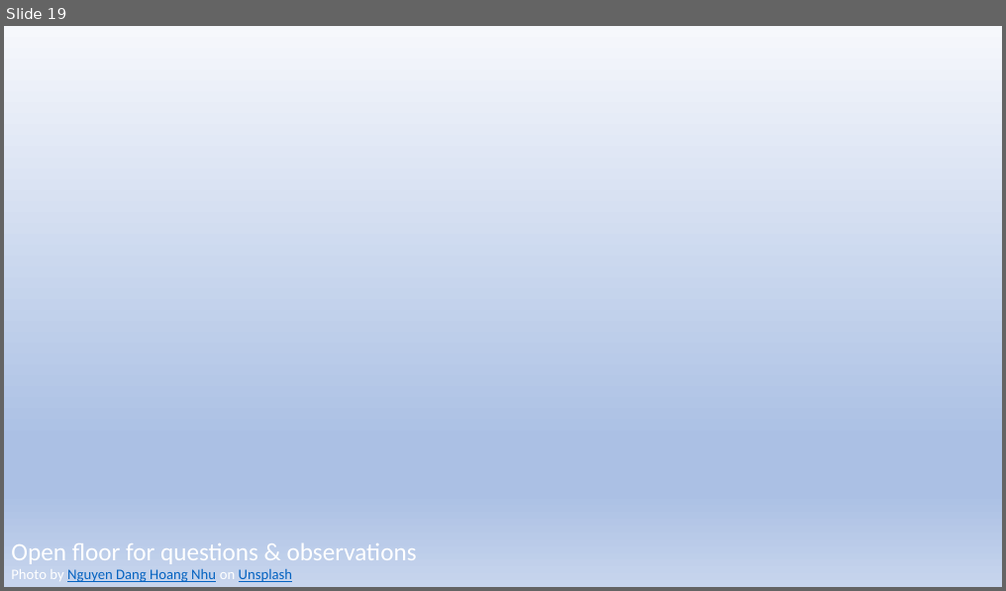
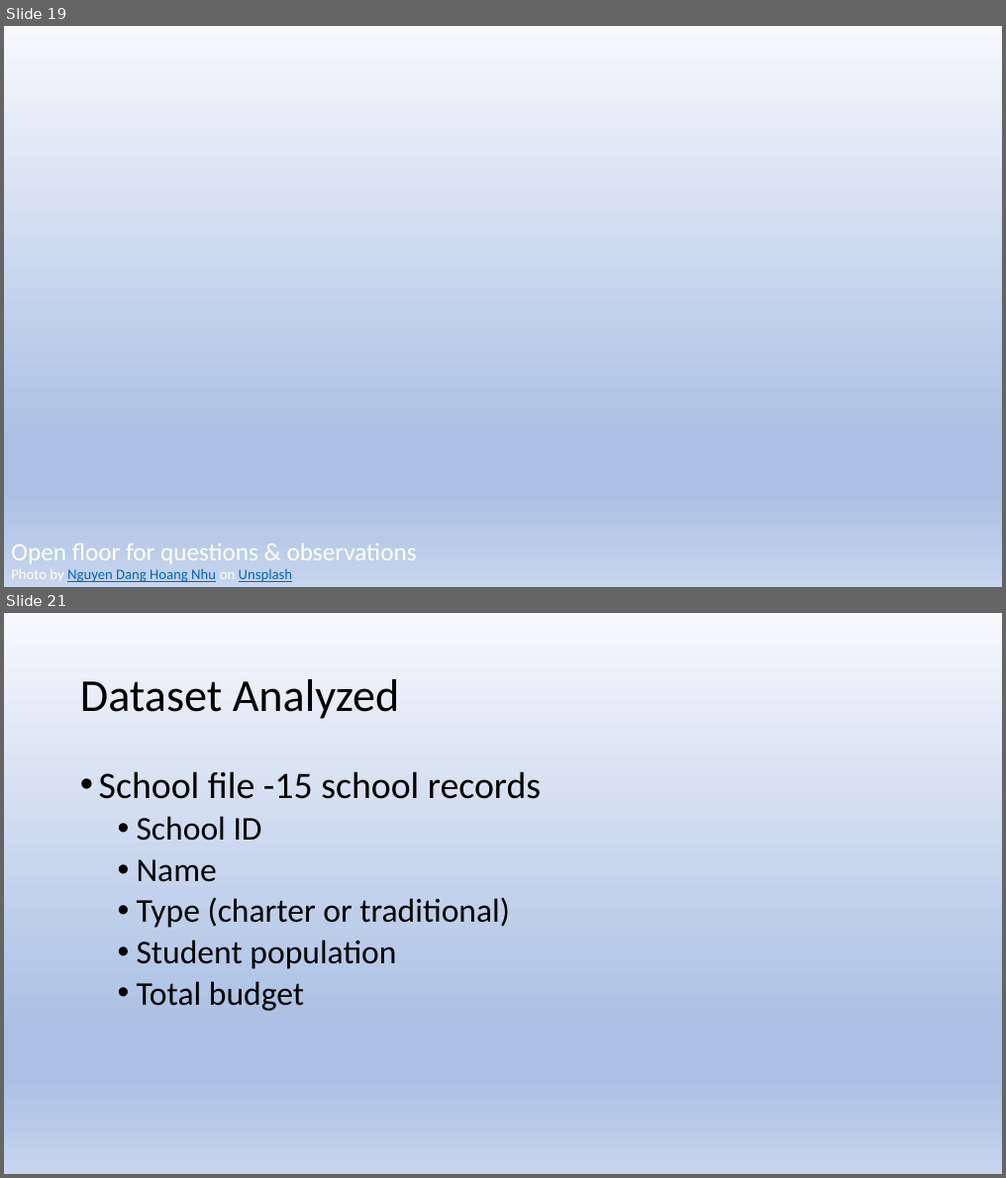
Before and after one commit to js816/tableau_school_district_analysis, a slide deck: School District Analysis.pptx. Shown one above the other, each under a label of ours: slide 19 before the commit, slides 19 and 21 after it; the slides between them are not shown. The pictures are 1006x591 and 1006x1178 pixels, drawn with LibreOffice and Linux fonts; fonts in the diff are those of the drawing; background and template pictures are left out. Boxes give left, top, right and bottom in pixels: in the first picture for what was removed or moved away, otherwise in the second. Text is boxed around its words. In the diff, an @@ line names an element or a change of style, - is before the commit and + after.

```diff
--- a/School District Analysis.pptx
+++ b/School District Analysis.pptx
@@ slide 21 added at <box>4,613,1002,1174</box>, background gradient #F6F8FC to #ABC0E4 to #C7D5ED @@
@@ title added at <box>80,679,400,719</box>, 44 pt, text #000000 @@
+Dataset Analyzed
@@ text added at <box>99,771,541,1011</box>, 32 pt, text #000000 @@
+• School file -15 school records
+  • School ID
+  • Name
+  • Type (charter or traditional)
+  • Student population
+  • Total budget
```
Also in this commit, not shown: 2 other slides added.
